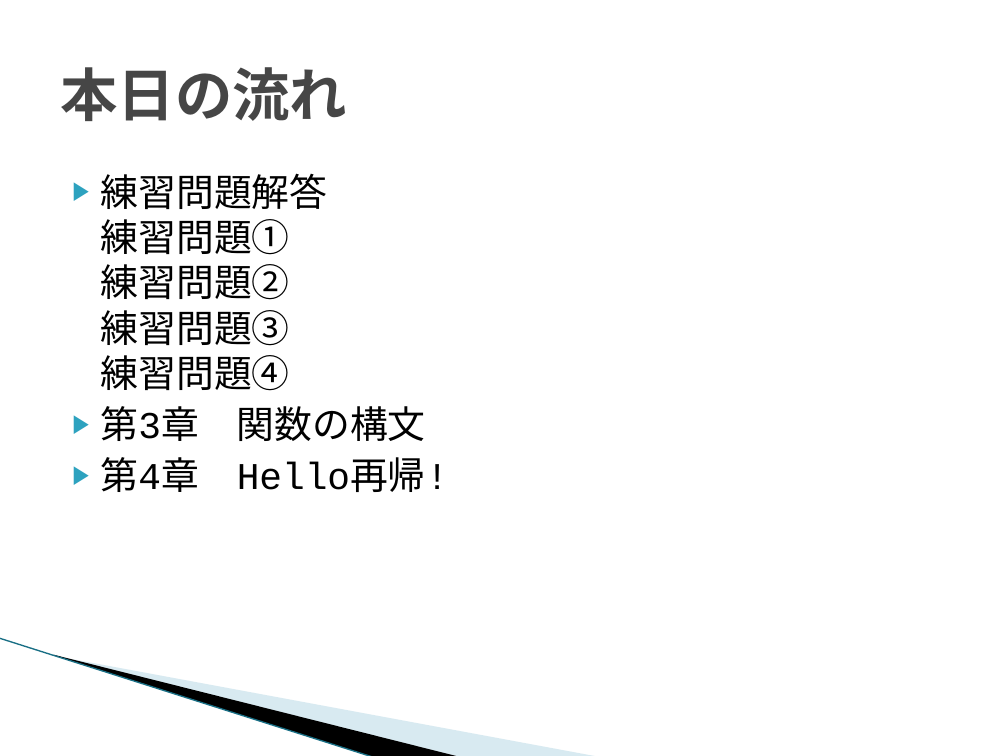
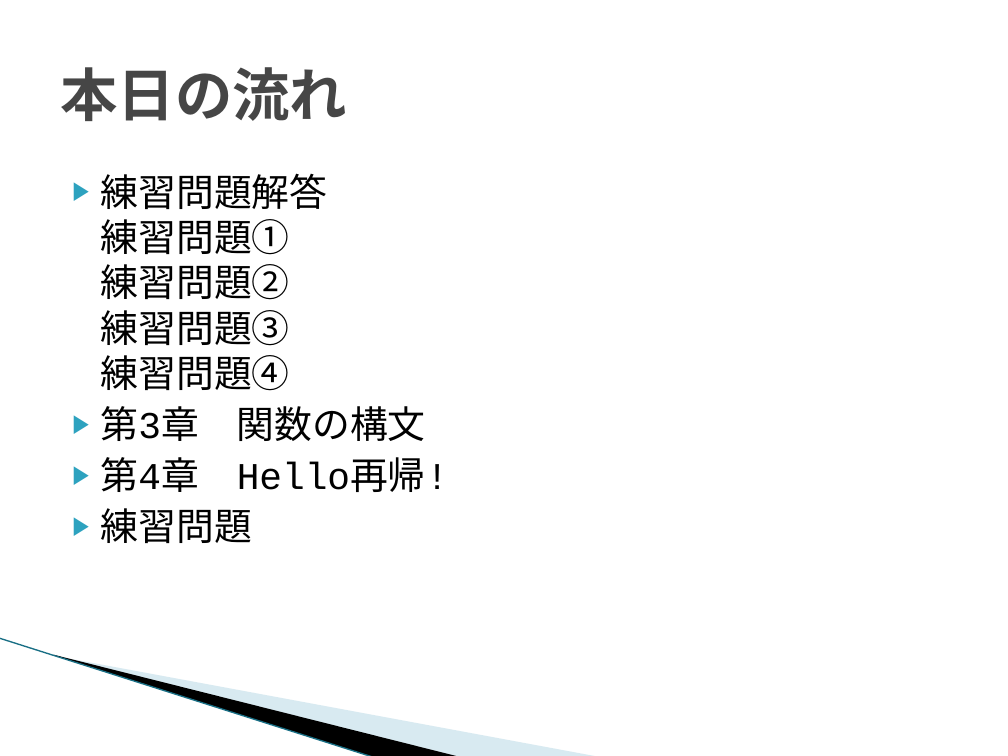
Before and after one commit to Hiroka0619/LYaHfGGreadingMIS, a slide deck: slide 2 of 201311/LYaHfGG2.pptx. Drawn at 1008x756 pixels with LibreOffice and Linux fonts; fonts in the diff are those of the drawing; background and template pictures are left out. Boxes give left, top, right and bottom in pixels: in the first picture for what was removed or moved away, otherwise in the second. Text is boxed around its words. In the diff, an @@ line names an element or a change of style, - is before the commit and + after.

```diff
--- a/201311/LYaHfGG2.pptx
+++ b/201311/LYaHfGG2.pptx
@@ text at [101, 508, 252, 543]: paragraph added @@
+▶ 練習問題
```
Also in this commit, not shown: 3 other slides changed, 3 slides added, 1 other file.
